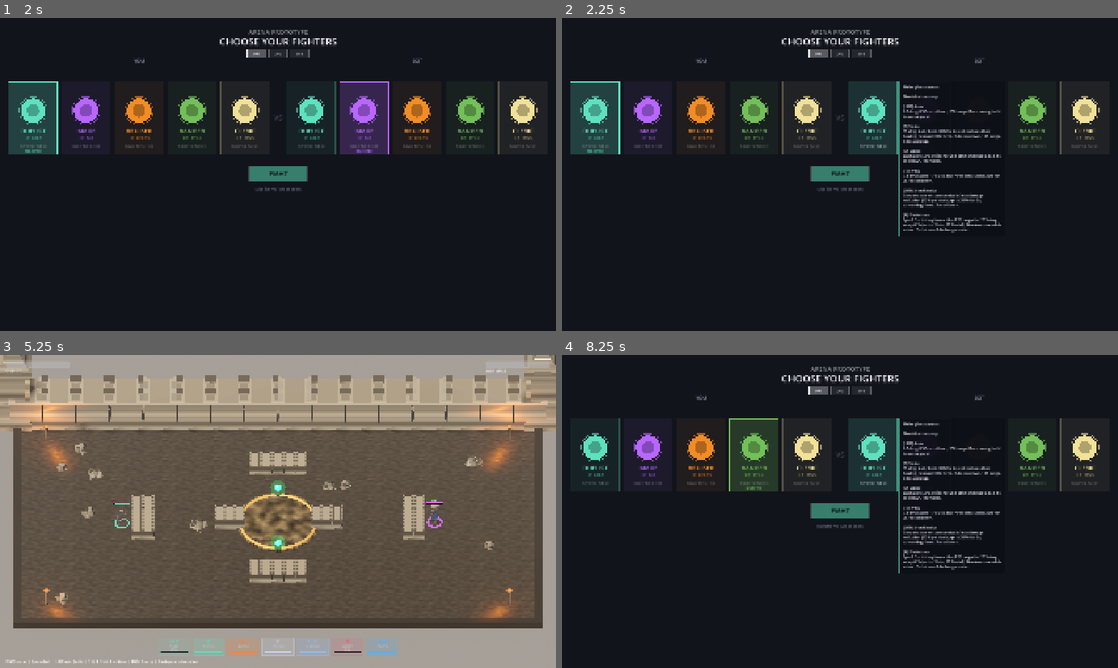
Above: before the commit, frames 1-4 (two rows, left to right).
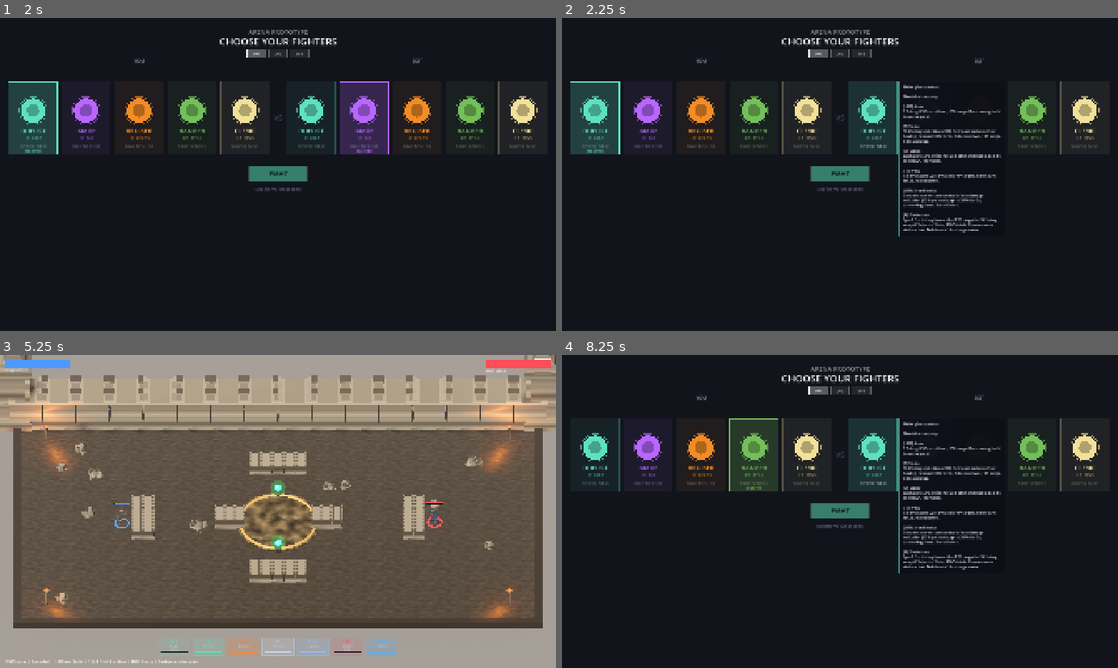
Above: after the commit, the same moments.

Repository: johnWard12/arena-game-godot
Game: Godot game, scene res://scenes/CharSelect.tscn
The game is run twice, just before and just after one commit, with the same random seed, the same clock (stepped at 60 frames per second) and the same inputs.
Inputs (mouse positions are in pixels of both pictures, inside the frame that each line leads up to):
- Up to frame 1 (2 s): tap Enter at 0.5 s; move the mouse to (400, 158) at 0.52 s; hold D 0.53-1.25 s; tap Backspace at 0.6 s; click (400, 158) at 0.67 s; tap Space at 0.77, 1.25 s; drag from (166, 190) to (250, 237) at 1.27 s
- Up to frame 2 (2.25 s): tap Enter at 2 s; move the mouse to (895, 105) at 2.02 s; hold D from 2.03 s (still down); tap E at 2.1 s
- Up to frame 3 (5.25 s): tap Backspace at 2.3, 3.8 s; release D at 2.75 s; tap Space at 2.75, 3.77, 4.25 s; drag from (250, 574) to (111, 464) at 2.77 s; tap Enter at 3.5 s; move the mouse to (444, 558) at 3.52 s; hold A 3.53-4.25 s; tap F at 3.6 s; drag from (111, 464) to (194, 433) at 4.27 s; move the mouse to (305, 511) at 5.02 s; hold S from 5.03 s (still down); tap R at 5.1 s; click (305, 511) at 5.17 s
- Up to frame 4 (8.25 s): tap Backspace at 5.3, 6.6 s; release S at 5.75 s; drag from (756, 433) to (728, 527) at 5.77 s; move the mouse to (962, 495) at 6.52 s; hold W 6.53-7.25 s; tap Space at 6.77 s; drag from (728, 527) to (812, 574) at 7.27 s; move the mouse to (895, 442) at 8.02 s; hold S from 8.03 s (still down); tap E at 8.1 s

Frame 1 is identical in both runs. In frame 2, 0.3% of the frame differs, in the area x 61-79%, y 29-69%; in frame 3, 0.7%, in the area x 0-100%, y 1-56%; in frame 4, 0.3%.

Commit message:
Team colors, Duelist damage/Iron Resolve tuning, and offensive bot dash AI
Team-colored red/blue identity (Main.gd): each fighter's base_color is now
overridden to a team color (blue for your side, red for the enemy) right
after spawning, instead of staying class-colored — affects the ground
ring, hit sparks, dash trail, and HP bar fill. The 3D model itself still
signals class (different mesh per class); color now signals team, which
also fixes mirror matchups (e.g. Duelist vs Duelist) being hard to tell
apart since both used to share one color.

Duelist damage +15% across auto/Strike/Lunge/Bladestorm; Sword Throw gets
an additional +10% on top of that (compounding to ~+26.5% total) plus a
wider hitbox (16->20) to land more reliably as a skill-shot.

Iron Resolve: 2s -> 3s duration, 7s -> 9s cooldown.

Offensive bot dash AI: Duelist and Bruiser bots previously only dashed
toward an opponent when chasing a kiter specifically (RangedEntity) at
long range — broadened to any opponent type at a shorter melee-appropriate
range, so dash actually gets used to close distance in melee-vs-melee
matchups too, not just vs kiters. Mage, Ranger, and Cleric bots had ZERO
offensive dash usage before this (dash was purely an escape/dodge tool for
them) — added a finishing dash that closes on a fleeing, near-dead
opponent to secure a kill; Cleric also gets a rescue dash that closes on a
critically hurt ally to actually reach them with a heal in time.

Validated (30 matches/pairing, 1v1 + team comps, 750+ matches) — no
crashes. Duelist jumped 79.6% -> 85.0% overall, with Duelist vs Bruiser
specifically nearly tripling (13.3% -> 36.7%) — the damage buff landed
hard in exactly the matchup it needed to. Bruiser eased slightly (90.0%
-> 88.3%) as a side effect of losing ground to Duelist. Mage ticked up
(26.3% -> 28.7%, Mage vs Ranger now resolves 100% of the time instead of
90%, plausibly the new finishing dash helping close out kills). Ranger
dropped further (2.1% -> 0.8%) — every other class getting stronger this
session while Ranger's own numbers stay untouched keeps eroding its
relative standing, reinforcing that it needs a structural look rather than
more tuning elsewhere. Team-comp numbers for the stacked-Bruiser-vs-Cleric
matchups bounced around again on this sample size without a clear
direction tied to this round's changes (none of which touched Bruiser or
Cleric) — reading as noise, not a new signal.

Co-Authored-By: Claude Sonnet 5 <noreply@anthropic.com>

Diff:
--- a/godot_project/scripts/BotController.gd
+++ b/godot_project/scripts/BotController.gd
@@ -81,8 +81,13 @@
 		try_auto(opponent)
 		return
 
-	# dash to close distance fast when kiting opponent is out of lunge range
-	if is_kiter and d > 460 and dash_charges > 0:
+	# Dash to close distance fast — no longer kiter-only. Lunge is still the
+	# primary gap-closer (checked above), so this only fires once Lunge is
+	# down or too far to reach; even melee-vs-melee is worth dashing at
+	# once the gap gets real, instead of dash staying a purely defensive
+	# tool that only ever fires vs kiters.
+	var dash_close_range = 460 if is_kiter else 260
+	if d > dash_close_range and dash_charges > 0 and randf() < (0.9 if is_kiter else 0.55):
 		var toward = (opponent.global_position - global_position).normalized()
 		try_dash(toward)
 		return
--- a/godot_project/scripts/BruiserBotController.gd
+++ b/godot_project/scripts/BruiserBotController.gd
@@ -75,8 +75,12 @@
 		try_auto(opponent)
 		return
 
-	# dash to close gap when kiting
-	if is_kiter and d > 420 and dash_charges > 0 and randf() < 0.6:
+	# Dash to close gap — no longer kiter-only. Bruiser only has 1 dash
+	# charge (vs Duelist's 2), so this stays a bit more conservative, but
+	# it should still fire against a plain melee opponent who's out of
+	# Shatter/auto range, not just when chasing a kiter.
+	var dash_close_range = 420 if is_kiter else 240
+	if d > dash_close_range and dash_charges > 0 and randf() < (0.6 if is_kiter else 0.4):
 		var toward = (opponent.global_position - global_position).normalized()
 		try_dash(toward)
 		return
--- a/godot_project/scripts/CharSelect.gd
+++ b/godot_project/scripts/CharSelect.gd
@@ -49,12 +49,12 @@
 		"hp":    "HP  202.5",
 		"lines": ["Melee glass cannon.", "Blood-lust on parry.", "", "Auto       LMB", "Strike     E", "Lunge      Q", "Throw      F", "Iron Resolve Shift", "Bladestorm R"],
 		"ability_descs": [
-			"6.5 dmg. 0.55s cooldown, 150 range. Basic swing, hold to auto-repeat.",
-			"15 dmg stab. Slows 30% for 2s and reduces their healing received 30% for 3s. 1.8s cooldown, 145 range, 0.09s wind-up.",
-			"Dash up to 270, strike for 25.5 dmg and stun 0.5s. 6.5s cooldown, 150 range.",
-			"7.5 dmg (up to 17.5 vs a low-HP target). Slows 30% for 2s. 4s cooldown.",
-			"Converts current combo stacks into damage reduction (10% per stack, up to 30%) for 2s, consuming them. 7s cooldown.",
-			"Spin 1.5s, hitting foes within 170 range for 17.5 dmg every 0.3s (up to 5 hits, 87.5 total). Slow-immune while active. Builds on a 14s charge meter.",
+			"7.5 dmg. 0.55s cooldown, 150 range. Basic swing, hold to auto-repeat.",
+			"17.25 dmg stab. Slows 30% for 2s and reduces their healing received 30% for 3s. 1.8s cooldown, 145 range, 0.09s wind-up.",
+			"Dash up to 270, strike for 29.3 dmg and stun 0.5s. 6.5s cooldown, 150 range.",
+			"9.5 dmg (up to 22.15 vs a low-HP target). Slows 30% for 2s. 4s cooldown.",
+			"Converts current combo stacks into damage reduction (10% per stack, up to 30%) for 3s, consuming them. 9s cooldown.",
+			"Spin 1.5s, hitting foes within 170 range for 20.1 dmg every 0.3s (up to 5 hits, 100.5 total). Slow-immune while active. Builds on a 14s charge meter.",
 		]
 	},
 	{
--- a/godot_project/scripts/ClericBotController.gd
+++ b/godot_project/scripts/ClericBotController.gd
@@ -54,6 +54,21 @@
 		ai_target = Vector2.ZERO
 		return
 
+	# Offensive dash, healer-flavored two ways: close in on a critically hurt
+	# ally to actually reach them with a heal in time (dash as a rescue tool,
+	# not just an escape), or — failing that — close in on a fleeing,
+	# near-dead enemy to secure the kill with Smite.
+	var hurt_ally = get_lowest_hp_ally(BOND_TARGET_RADIUS)
+	if dash_charges > 0 and not dashing and casting == null:
+		if hurt_ally != self and hurt_ally.hp <= hurt_ally.max_hp * 0.3:
+			var ally_d = global_position.distance_to(hurt_ally.global_position)
+			if ally_d > 200 and ally_d < 550 and randf() < 0.7:
+				try_dash((hurt_ally.global_position - global_position).normalized())
+				return
+		elif opponent.hp <= opponent.max_hp * 0.25 and d > 200 and d < 550 and randf() < 0.6:
+			try_dash((opponent.global_position - global_position).normalized())
+			return
+
 	# Guardian's Bond — usable even while stunned, so lean on it hard when
 	# either the Cleric or a nearby ally is in real danger.
 	var lowest = get_lowest_hp_ally(BOND_TARGET_RADIUS)
--- a/godot_project/scripts/Entity.gd
+++ b/godot_project/scripts/Entity.gd
@@ -13,13 +13,13 @@
 const CARRY = 0.7
 
 const AUTO_CD = 0.55
-const AUTO_DMG = 6.5
+const AUTO_DMG = 7.5
 const AUTO_RANGE = 150.0
 
 const A1_CAST = 0.09
 const A1_RECOVERY = 0.13
 const A1_CD = 1.8
-const A1_DMG = 15.0
+const A1_DMG = 17.25
 const A1_RANGE = 145.0
 const A1_SLOW_DUR = 2.0
 const A1_SLOW_PCT = 0.30
@@ -30,7 +30,7 @@
 const A2_RECOVERY = 0.22
 const A2_MISS_RECOVERY = 0.45
 const A2_CD = 6.5
-const A2_DMG = 25.5
+const A2_DMG = 29.3
 const A2_RANGE = 150.0
 const A2_LUNGE_DIST = 270.0
 const A2_LUNGE_DUR = 0.13
@@ -61,14 +61,15 @@
 const BLOODLUST_ATKSPD_MULT  = 1.10
 const BLOODLUST_MOVESPD_MULT = 1.10
 
-# F — Sword Throw: thrown blade, low damage, slows on hit
+# F — Sword Throw: thrown blade, low damage, slows on hit. Widened hitbox
+# (16->20) makes it noticeably easier to actually land as a skill-shot.
 const SWORD_THROW_CAST     = 0.12
 const SWORD_THROW_RECOVERY = 0.18
 const SWORD_THROW_CD       = 4.0
 const SWORD_THROW_SPEED    = 1400.0
-const SWORD_THROW_RADIUS   = 16.0
-const SWORD_THROW_DMG_BASE          = 7.5
-const SWORD_THROW_DMG_MISSING_BONUS = 10.0
+const SWORD_THROW_RADIUS   = 20.0
+const SWORD_THROW_DMG_BASE          = 9.5
+const SWORD_THROW_DMG_MISSING_BONUS = 12.65
 const SWORD_THROW_SLOW_DUR = 2.0
 const SWORD_THROW_SLOW_PCT = 0.30
 
@@ -88,13 +89,13 @@
 # Bladestorm (Duelist R)
 const BLADESTORM_DUR          = 1.5
 const BLADESTORM_HIT_INTERVAL = 0.30
-const BLADESTORM_DMG          = 17.5
+const BLADESTORM_DMG          = 20.1
 const BLADESTORM_RANGE        = 170.0
 
 # Iron Resolve (Duelist Shift) — converts current combo stacks into a
 # temporary flat damage-reduction buff, consuming the stacks.
-const IRON_RESOLVE_CD        = 7.0
-const IRON_RESOLVE_DUR       = 2.0
+const IRON_RESOLVE_CD        = 9.0
+const IRON_RESOLVE_DUR       = 3.0
 const IRON_RESOLVE_PER_STACK = 0.10
 
 # ---- State ----
--- a/godot_project/scripts/Main.gd
+++ b/godot_project/scripts/Main.gd
@@ -35,6 +35,18 @@
 const HEALTH_PACK_HEAL = 25.0
 const HEALTH_PACK_RADIUS = 44.0
 const HEALTH_PACK_RESPAWN = 15.0
+
+# Team identity color, applied on top of each fighter's own base_color once
+# they're assigned a team_id — the 3D model itself already tells you which
+# CLASS you're looking at (different mesh per class), so repurposing the
+# color layer (ground ring, hit sparks, dash trail, HP bar) for TEAM
+# identity instead means you can tell friend from foe at a glance without
+# losing class readability, and it also fixes mirror matchups (e.g. Duelist
+# vs Duelist) being hard to tell apart since both used to share one color.
+const TEAM_COLORS := {
+	0: Color(0.3, 0.6, 1.0),   # blue — your side
+	1: Color(1.0, 0.3, 0.35),  # red — the enemy side
+}
 
 func _ready():
 	team_size = get_tree().root.get_meta("team_size", 1)
@@ -54,7 +66,13 @@
 		var e = _make_fighter(_class_for_slot(player_classes, i), i == 0)
 		e.team_id = 0
 		e.global_position = player_positions[i]
+		# _spawn_fighter() calls add_child(), which is what actually fires
+		# this node's _ready() (Node lifecycle, not .new()) — that's where
+		# each class sets its own signature base_color, so the team-color
+		# override has to happen AFTER _spawn_fighter(), not before, or the
+		# class's own _ready() would immediately clobber it.
 		_spawn_fighter(e)
+		e.base_color = TEAM_COLORS[0]
 		if i == 0:
 			player = e
 
@@ -63,6 +81,7 @@
 		e.team_id = 1
 		e.global_position = enemy_positions[i]
 		_spawn_fighter(e)
+		e.base_color = TEAM_COLORS[1]
 
 	_update_targeting()
 
@@ -307,6 +326,12 @@
 		bar.position = Vector2(x, y)
 		bar.size = Vector2(220, 22)
 		bar.show_percentage = false
+		# Tint just the fill (not the whole bar via modulate, which would also
+		# wash out the dark background track) so team color reads clearly
+		# against a normal-looking HP bar.
+		var fill_style := StyleBoxFlat.new()
+		fill_style.bg_color = TEAM_COLORS[f.team_id]
+		bar.add_theme_stylebox_override("fill", fill_style)
 		canvas.add_child(bar)
 		hp_bars.append(bar)
 
--- a/godot_project/scripts/RangedBotController.gd
+++ b/godot_project/scripts/RangedBotController.gd
@@ -63,6 +63,15 @@
 	# ranged bots kept walking into melee instead of kiting.
 	ai_target = BotSteering.apply_wall_repulsion(global_position, arena_rect, _kite_move(d))
 
+	# Offensive dash: close in to secure a kill on a fleeing, near-dead
+	# opponent, rather than dash staying a purely defensive/escape tool.
+	# Doesn't fight the normal kiting game plan — this only fires once the
+	# target is nearly dead and putting range between itself and the finish.
+	if opponent.hp <= opponent.max_hp * 0.25 and d > 200 and d < 550 \
+		and dash_charges > 0 and not dashing and casting == null and randf() < 0.7:
+		try_dash((opponent.global_position - global_position).normalized())
+		return
+
 	# Barrier when low HP
 	if hp < max_hp * 0.45 and cd_shift <= 0 and randf() < 0.6:
 		try_shift(opponent)
--- a/godot_project/scripts/RangerBotController.gd
+++ b/godot_project/scripts/RangerBotController.gd
@@ -56,6 +56,13 @@
 	# why) so poking never freezes the kite.
 	ai_target = BotSteering.apply_wall_repulsion(global_position, arena_rect, _kite_move(d))
 
+	# Offensive dash: close in to secure a kill on a fleeing, near-dead
+	# opponent instead of dash staying purely an escape tool.
+	if opponent.hp <= opponent.max_hp * 0.25 and d > 200 and d < 550 \
+		and dash_charges > 0 and not dashing and casting == null and randf() < 0.7:
+		try_dash((opponent.global_position - global_position).normalized())
+		return
+
 	# Camouflage to vanish and reposition when low HP
 	if hp < max_hp * 0.35 and cd_shift <= 0 and randf() < 0.6:
 		try_shift(opponent)
